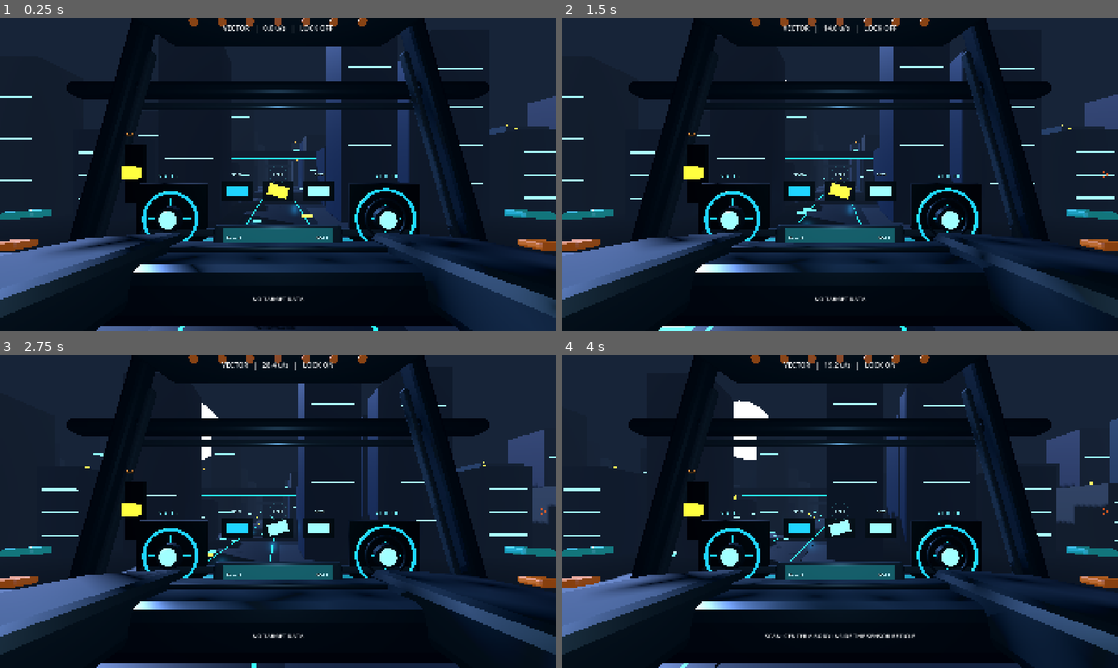
Above: before the commit, frames 1-4 (two rows, left to right).
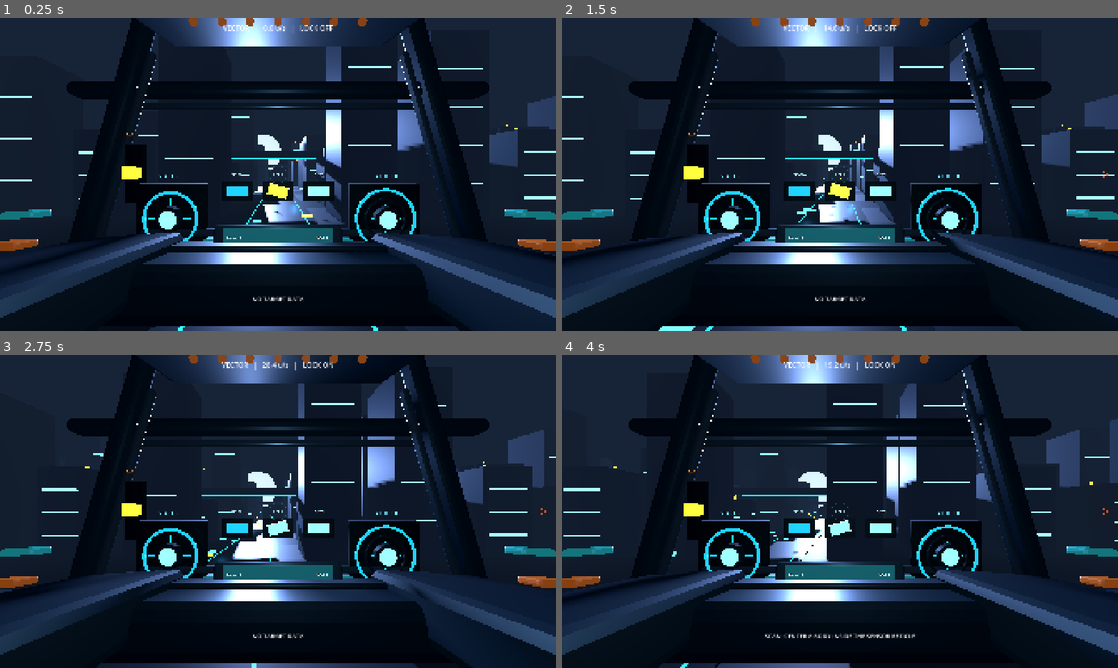
Above: after the commit, the same moments.

Repository: narmanb/science-playground
Game: Godot game, scene res://scenes/main.tscn
The game is run twice, just before and just after one commit, with the same random seed, the same clock (stepped at 60 frames per second) and the same inputs.
Inputs (mouse positions are in pixels of both pictures, inside the frame that each line leads up to):
- Up to frame 1 (0.25 s): no input
- Up to frame 2 (1.5 s): tap Enter at 0.5 s; move the mouse to (962, 158) at 0.52 s; hold D 0.53-1.25 s; tap N at 0.6 s; click (962, 158) at 0.67 s; drag from (728, 190) to (812, 237) at 1.27 s
- Up to frame 3 (2.75 s): move the mouse to (333, 442) at 2.02 s; hold D from 2.03 s (still down); tap L at 2.1 s
- Up to frame 4 (4 s): release D at 2.75 s; drag from (812, 574) to (673, 464) at 2.77 s; move the mouse to (1006, 558) at 3.52 s; hold A from 3.53 s (still down); tap X at 3.6 s

The runs differ from the first frame. In frame 1, 18% of the frame differs, in the area x 0-100%, y 0-100%; in frame 2, 19%; in frame 3, 15%; in frame 4, 19%.

Commit message:
Stop city mode from overriding runtime moon composition

Diff:
--- a/scripts/city_test_mode.gd
+++ b/scripts/city_test_mode.gd
@@ -60,23 +60,7 @@
 		if flight_hud != null:
 			flight_hud.navigation_hud = null
 
-	_reframe_moon(main)
-
-
-func _reframe_moon(main: Node) -> void:
-	var city := main.get_node_or_null("MoonlitCity") as MoonlitCity
-	if city == null:
-		return
-	var moon := city.get_node_or_null("FullMoon") as MeshInstance3D
-	if moon != null:
-		moon.position = city.city_origin + Vector3(-240.0, 300.0, -520.0)
-		var sphere := moon.mesh as SphereMesh
-		if sphere != null:
-			sphere.radius = 88.0
-			sphere.height = 176.0
-
-	var moon_light := city.get_node_or_null("MoonKeyLight") as DirectionalLight3D
-	if moon_light != null:
-		if moon != null:
-			moon_light.position = moon.position
-		moon_light.look_at(city.city_origin + Vector3(0.0, 18.0, -320.0), Vector3.UP)
+	# Moon composition now belongs exclusively to MoonlitCityRuntime. The previous
+	# hardcoded reframe here silently overwrote the runtime skyline placement a few
+	# frames after startup, which made visual tuning impossible and could put the
+	# moon behind cockpit/city geometry.
